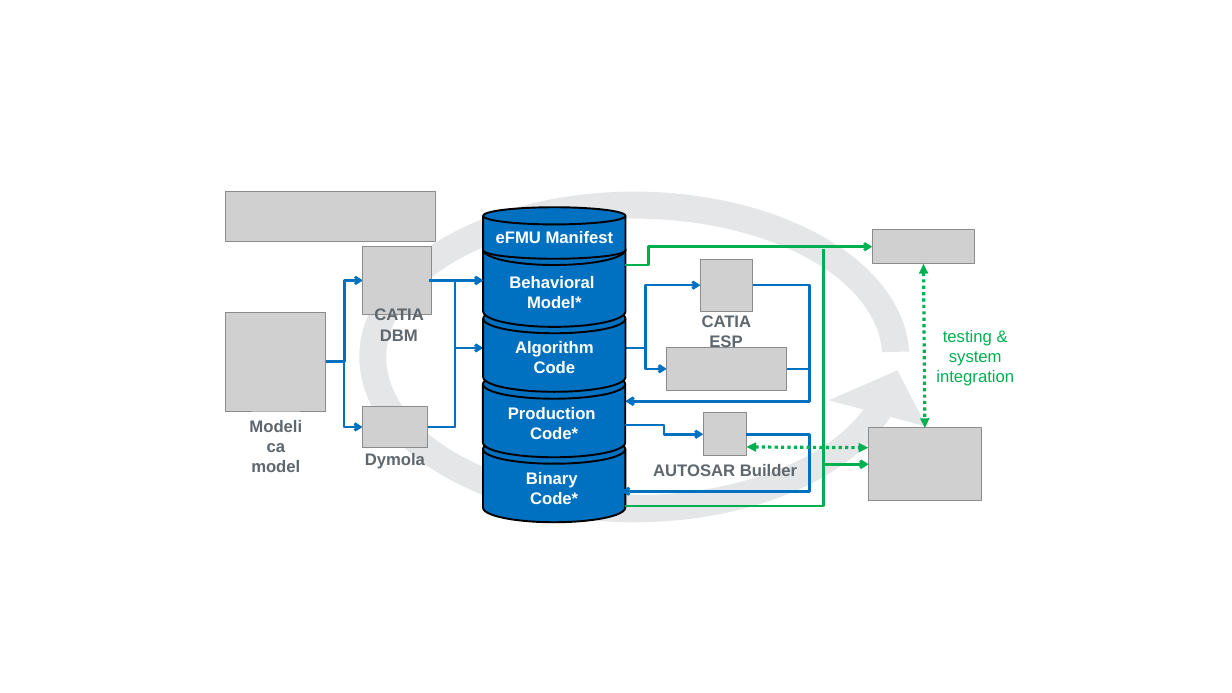
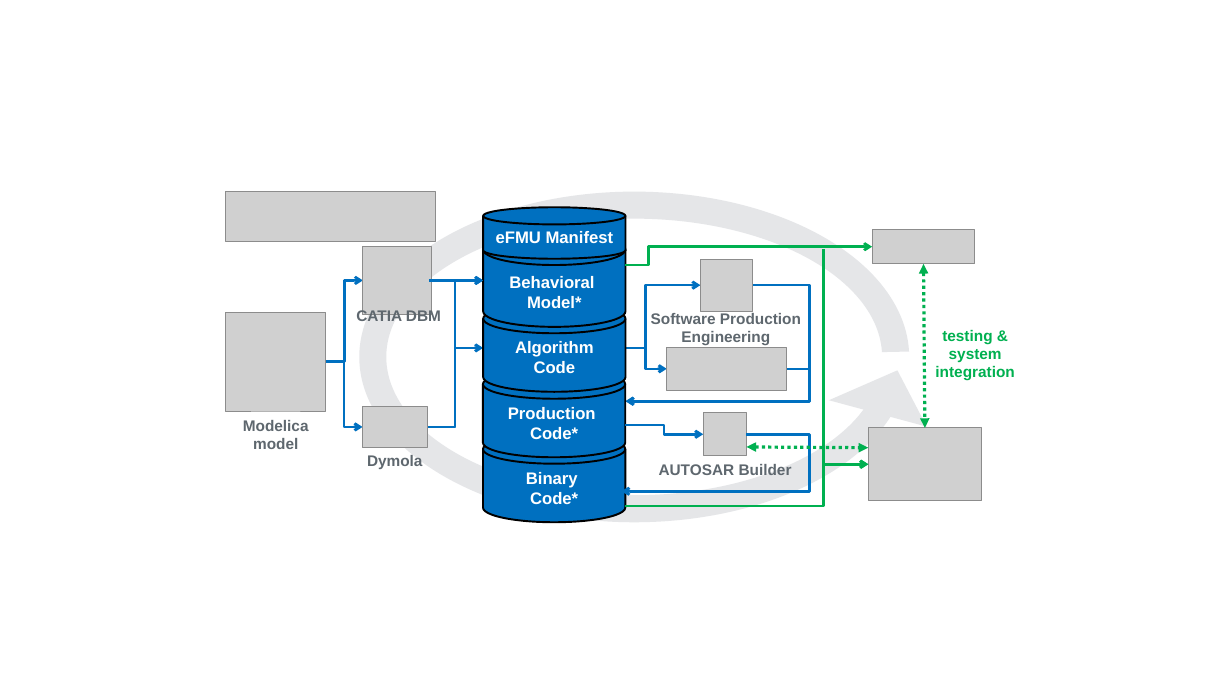
Before and after one commit to modelica/efmi-standard.org, a slide deck: slide 1 of static/media/tools/eFMI-tools.pptx. Drawn at 1232x693 pixels with LibreOffice and Linux fonts; fonts in the diff are those of the drawing; grey boxes stand for pictures. Boxes give left, top, right and bottom in pixels: in the first picture for what was removed or moved away, otherwise in the second. Text is boxed around its words. In the diff, an @@ line names an element or a change of style, - is before the commit and + after.

Commit message:
Updated name of former CATIA ESP to Software Production Engineering.

```diff
--- a/static/media/tools/eFMI-tools.pptx
+++ b/static/media/tools/eFMI-tools.pptx
@@ size 13 to 12 pt in 4 elements at (367, 455, 423, 469), (659, 464, 792, 475), (243, 420, 309, 449), (356, 309, 441, 325) @@
@@ text at (651, 311, 801, 345): text changed; size 13 to 12 pt @@
-CATIA ESP
+Software Production
+Engineering
@@ text "testing &" at (935, 330, 1014, 381): size 13 to 12 pt, bold on @@
```
Also in this commit, not shown: 16 other files.
